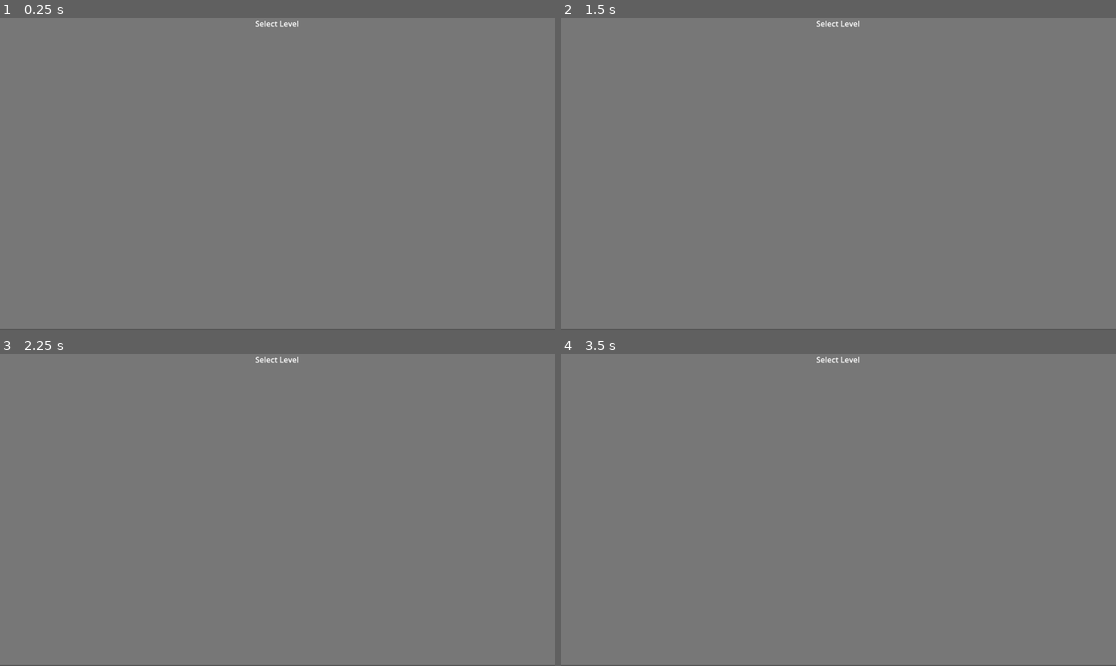
Above: before the commit, frames 1-4 (two rows, left to right).
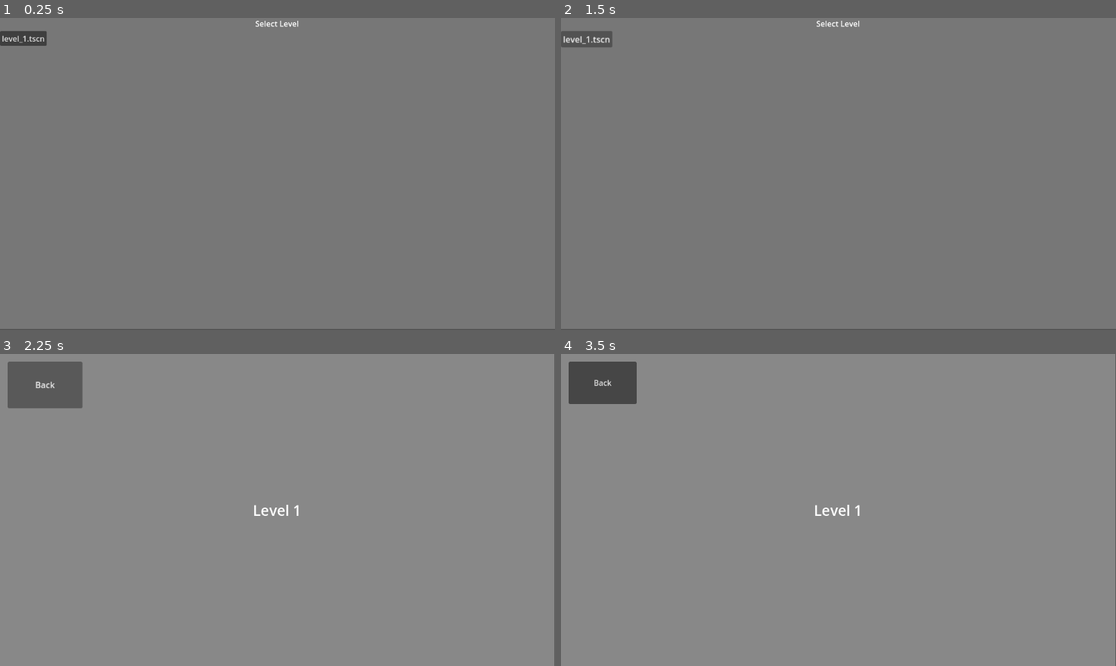
Above: after the commit, the same moments.

Repository: moaatt2/My-First-Game
Game: Godot game, scene res://gui/level_select_screen.tscn
The game is run twice, just before and just after one commit, with the same random seed, the same clock (stepped at 60 frames per second) and the same inputs. This scene is started directly instead of the project's main scene.
Inputs (mouse positions are in pixels of both pictures, inside the frame that each line leads up to):
- Up to frame 1 (0.25 s): no input
- Up to frame 2 (1.5 s): click (583, 39) at 0.5 s, where only the run after the commit has a clickable "level_1.tscn"; click (605, 49) at 1.25 s, where only the run after the commit has a clickable "Back"
- Up to frame 3 (2.25 s): click (27, 375) at 2 s, where only the run after the commit has a clickable "level_1.tscn"
- Up to frame 4 (3.5 s): tap Enter at 2.75 s; move the mouse to (960, 494) at 2.77 s; hold D (move_right) from 2.78 s (still down); tap Shift (dash) at 2.85 s; tap Space (jump) at 3.02 s

The runs differ from the first frame. In frame 1, 0.4% of the frame differs, in the area x 0-9%, y 4-9%; in frame 2, 0.4%; in frame 3, 2.7%, in the area x 0-100%, y 0-100%; in frame 4, 2.4%.

Commit message:
Add code to generate level select buttons for each level in levels folder.

Diff:
--- /dev/null
+++ b/gui/level_select_screen.gd
@@ -0,0 +1,35 @@
+extends Node2D
+
+const LEVEL_BUTTON = preload("res://gui/level_button.tscn")
+
+@export_dir var dir_path
+
+@onready var grid = $MarginContainer/VBoxContainer/GridContainer
+
+func _ready() -> void:
+	get_levels(dir_path)
+
+func get_levels(path) -> void:
+	var dir = DirAccess.open(path)
+	if dir:
+		dir.list_dir_begin()
+		var file_name = dir.get_next()
+		while file_name != "":
+			print(file_name)
+			create_level_button('{0}/{1}'.format([dir.get_current_dir(), file_name]), file_name)
+			file_name = dir.get_next()
+		dir.list_dir_end()
+
+	else:
+		print('An error has occured when trying to access the path')
+
+func create_level_button(level_path: String, level_name: String) -> void:
+	var button = LEVEL_BUTTON.instantiate()
+	button.text = level_name
+	button.level_path = level_path
+
+	print('Button made with')
+	print("Level Path: ", level_path)
+	print("Level Name: ", level_name)
+
+	grid.add_child(button)
--- a/gui/level_select_screen.tscn
+++ b/gui/level_select_screen.tscn
@@ -1,6 +1,10 @@
-[gd_scene format=3 uid="uid://ddcb3d6iub6se"]
+[gd_scene load_steps=2 format=3 uid="uid://ddcb3d6iub6se"]
+
+[ext_resource type="Script" uid="uid://dvdgowtegc585" path="res://gui/level_select_screen.gd" id="1_uuotp"]
 
 [node name="LevelSelectScreen" type="Node2D"]
+script = ExtResource("1_uuotp")
+dir_path = "res://levels"
 
 [node name="ColorRect" type="ColorRect" parent="."]
 offset_right = 1152.0
Not shown, added: gui/level_select_screen.gd.uid
